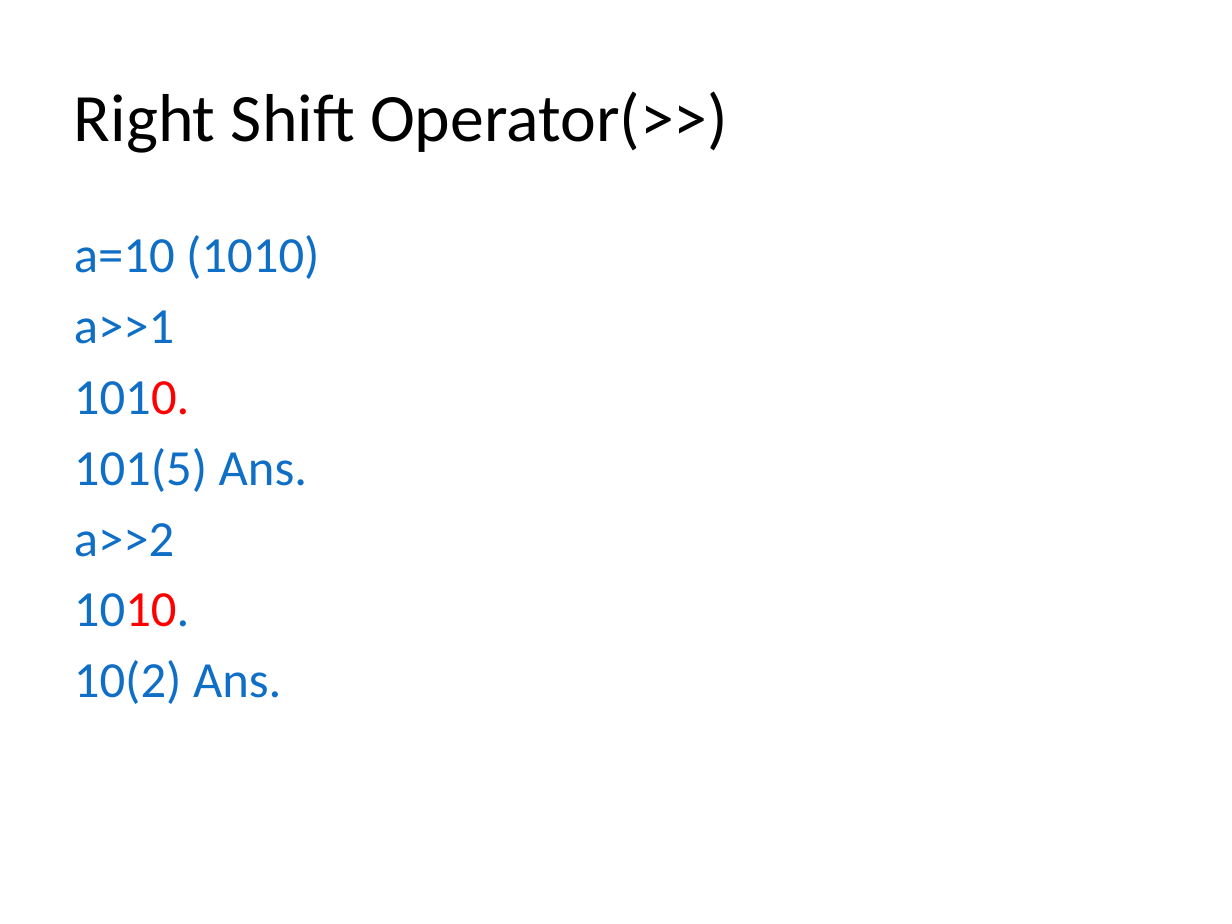
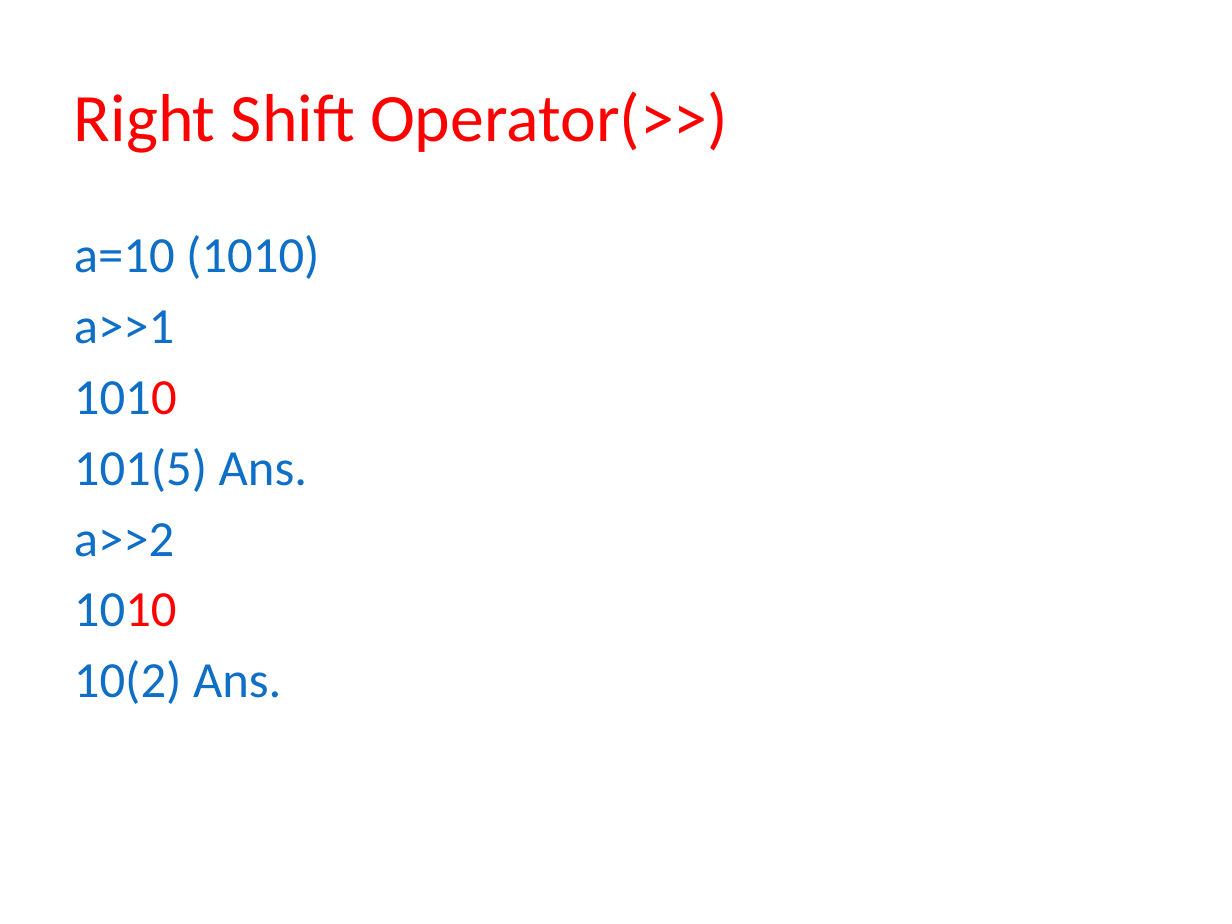
Before and after one commit to vishalamc/CAP489, a slide deck: slide 31 of typescriptVariablesTypesCntrolStructure.pptx (slide 27 before the commit). Drawn at 1232x924 pixels with LibreOffice and Linux fonts; fonts in the diff are those of the drawing; background and template pictures are left out. Boxes give left, top, right and bottom in pixels: in the first picture for what was removed or moved away, otherwise in the second. Text is boxed around its words. In the diff, an @@ line names an element or a change of style, - is before the commit and + after.

```diff
--- a/typescriptVariablesTypesCntrolStructure.pptx
+++ b/typescriptVariablesTypesCntrolStructure.pptx
@@ title "Right Shift Operator(>>)" at (74, 91, 728, 153): text colour #000000 to #FF0000 @@
@@ text at (74, 381, 177, 415): text changed @@
-1010.
+1010
@@ text at (74, 593, 177, 627): text changed @@
-1010.
+1010
```
Also in this commit, not shown: 25 other slides changed, 5 slides added, 2 slides removed, 5 other files.
